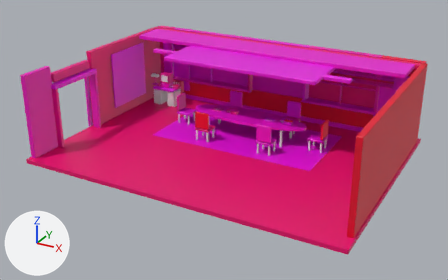
The glTF model assets/court_sets/court_chapter_14.glb: old version first, new version second.
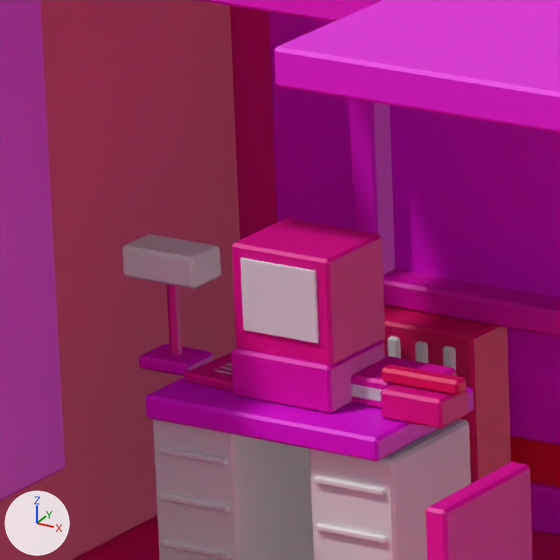
The first picture shows the older version from a camera (50 mm lens) standing at (9.62, -17.99, 9.28) and looking at (-0.02, -0.45, 0.51). The close-ups show the older and then the newer version on the part from 31% to 42% of the width and 19% to 36% of the height of that picture. Only the edits that show in the close-ups are written down. The axes (+X, +Y, +Z) are drawn at lower left. The lights are the same throughout. Vertices at exactly the same position are counted once.

The scene before the commit, as lines of its bpy script (objects in view):
```python
ob_boundrecord_2 = bpy.data.objects.new('BoundRecord_2', me_boundrecord_2)
ob_boundrecord_2.location = (0.0, 0.0, 0.0)
ob_electriclamp_2 = bpy.data.objects.new('ElectricLamp_2', me_electriclamp_2)
ob_electriclamp_2.location = (0.0, 0.0, 0.0)
ob_recordsheet_2 = bpy.data.objects.new('RecordSheet_2', me_recordsheet_2)
ob_recordsheet_2.location = (0.0, 0.0, 0.0)
ob_skirtingrear = bpy.data.objects.new('SkirtingRear', me_skirtingrear)
ob_skirtingrear.location = (0.0, 0.0, 0.0)
ob_telephone_2 = bpy.data.objects.new('Telephone_2', me_telephone_2)
ob_telephone_2.location = (0.0, 0.0, 0.0)
# also in view: 'MeetingCeilingRaft' at (0.0, 1.4, 2.85); 'WindowReveal_0' at (-3.0, 3.86, 1.72); 'AcousticPanel_-4.7' at (-4.7, 3.8, 1.4); 'AcousticSide_-1' at (-5.43, 1.4, 1.55); 'Radiator' at (-4.8, 3.57, 0.43)
```
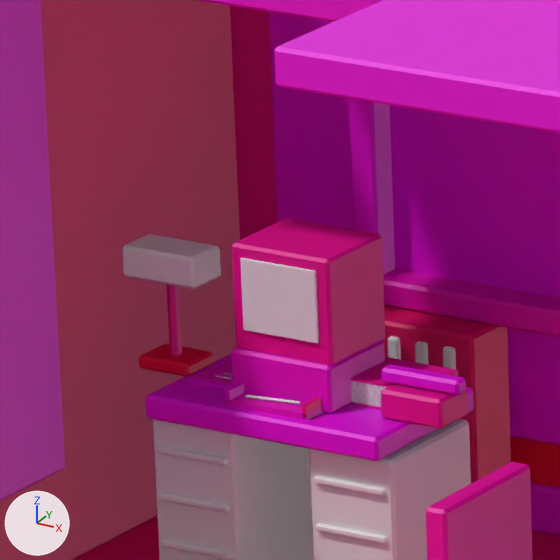
What differs and where, as boxes [x1, y1, x2, y2] in the close-ups (560 x 560 px):
```json
{"object": "BoundRecord_2", "change": "reshaped", "before": [351, 355, 457, 409], "after": [349, 357, 458, 410]}
{"object": "WorkDetail_2", "change": "added", "after": [225, 383, 323, 421], "on screen": "pink", "faces in mat_socket": [225, 383, 323, 421], "faces in mat_iron": [246, 395, 300, 404]}
{"object": "RecordSheet_2", "change": "reshaped", "before": [184, 353, 233, 392], "after": [191, 361, 232, 389]}
{"part": 1, "of": "me_boundrecord_2", "change": "added", "after": [349, 357, 458, 410], "on screen": "pink"}
{"part": 2, "of": "me_boundrecord_2", "change": "added", "after": [351, 381, 387, 407], "on screen": "pink"}
{"part": 3, "of": "me_boundrecord_2", "change": "deleted", "before": [351, 355, 457, 409], "on screen": "pink"}
{"part": 4, "of": "me_electriclamp_2", "change": "recoloured", "before": [139, 343, 213, 376], "after": [139, 343, 213, 376]}
{"part": 5, "of": "me_recordsheet_2", "change": "added", "after": [191, 380, 230, 389]}
{"part": 6, "of": "me_recordsheet_2", "change": "rebuilt", "before": [184, 353, 233, 392], "after": [196, 361, 232, 386]}
{"part": 7, "of": "me_recordsheet_2", "change": "added", "after": [194, 378, 232, 388], "on screen": "mostly hidden"}
{"part": 8, "of": "me_telephone_2", "change": "recoloured", "before": [381, 364, 467, 417], "after": [381, 364, 467, 417], "on screen": "lighter"}
```

The change, as JSON lines over the scene's bpy script:
```json
{"block": "me_boundrecord_2", "where": "# used by ob_boundrecord_2; location = (0.0, 0.0, 0.0)"}
{"op": "remove", "block": "me_boundrecord_2", "code": "me_boundrecord_2.from_pydata(...)  # 48 vertices, 88 faces; spans x -4.425..-4.095, y 2.8..3.06, z 0.76..0.87"}
{"op": "add", "block": "me_boundrecord_2", "code": "me_boundrecord_2.from_pydata(...)  # 16 vertices, 24 faces; spans x -4.425..-4.095, y 2.8..3.06, z 0.76..0.86"}
{"block": "me_boundrecord_2", "change": "me_boundrecord_2 part 1: a new loose piece, a box spanning x -4.425..-4.095, y 2.8..3.06, z 0.76..0.86, in mat_weave_a"}
{"block": "me_boundrecord_2", "change": "me_boundrecord_2 part 2: a new loose piece, a box spanning x -4.413..-4.108, y 2.8..2.812, z 0.77..0.85, in mat_paper"}
{"block": "me_boundrecord_2", "change": "me_boundrecord_2 part 3: the loose piece of 24 vertices spanning x -4.425..-4.095, y 2.8..3.06, z 0.76..0.87 is deleted"}
{"block": "me_boundrecord_2", "change": "other edits to the shape of me_boundrecord_2 do not show in these pictures"}
{"block": "me_electriclamp_2", "where": "me_electriclamp_2.from_pydata(...)  # 62 vertices, 112 faces; spans x -5.34..-5.02, y 2.76..2.94, z 0.76..1.22"}
{"block": "me_electriclamp_2", "where": "# used by ob_electriclamp_2; location = (0.0, 0.0, 0.0)"}
{"block": "me_electriclamp_2", "change": "me_electriclamp_2 part 4: 44 faces centred in x -5.29..-5.07, y 2.76..2.94, z 0.76..0.81 are repainted in the vertex colours; the middle colour goes from pink #ff00e1 to red #ff003f"}
{"block": "me_recordsheet_2", "where": "# used by ob_recordsheet_2; location = (0.0, 0.0, 0.0)"}
{"op": "remove", "block": "me_recordsheet_2", "code": "me_recordsheet_2.from_pydata(...)  # 56 vertices, 92 faces; spans x -5.06..-4.64, y 2.69..3.01, z 0.76..0.799"}
{"op": "add", "block": "me_recordsheet_2", "code": "me_recordsheet_2.from_pydata(...)  # 48 vertices, 72 faces; spans x -5.03..-4.648, y 2.725..2.996, z 0.76..0.78"}
{"block": "me_recordsheet_2", "change": "me_recordsheet_2 part 5: a new loose piece, a box spanning x -5.03..-4.67, y 2.725..2.975, z 0.76..0.766, in mat_paper"}
{"block": "me_recordsheet_2", "change": "me_recordsheet_2 part 6: the loose piece of 24 vertices spanning x -5.06..-4.64, y 2.69..3.01, z 0.76..0.796 is rebuilt with 8 vertices and now spans x -5.02..-4.648, y 2.728..2.996, z 0.772..0.778"}
{"block": "me_recordsheet_2", "change": "me_recordsheet_2 part 7: 8 vertices added at x -5.025..-4.659, y 2.727..2.985, z 0.766..0.772"}
{"block": "me_recordsheet_2", "change": "other edits to the shape of me_recordsheet_2 do not show in these pictures"}
{"block": "me_telephone_2", "where": "me_telephone_2.from_pydata(...)  # 48 vertices, 88 faces; spans x -4.245..-3.915, y 2.715..2.905, z 0.76..0.927"}
{"block": "me_telephone_2", "where": "# used by ob_telephone_2; location = (0.0, 0.0, 0.0)"}
{"block": "me_telephone_2", "change": "me_telephone_2 part 8: 88 faces centred in x -4.245..-3.915, y 2.715..2.905, z 0.76..0.927 are repainted in the vertex colours; the middle colour goes from pink #ff0087 to pink #ff00d6"}
{"op": "add", "block": "me_workdetail_2", "code": ["me_workdetail_2 = bpy.data.meshes.new('WorkDetail_2')", "me_workdetail_2.from_pydata(...)  # 38 vertices, 60 faces; spans x -4.775..-4.425, y 2.573..2.688, z 0.76..0.818", "# faces by material slot: [36, 24]", "me_workdetail_2.materials.append(mat_socket)", "me_workdetail_2.materials.append(mat_iron)"]}
{"op": "add", "block": "ob_workdetail_2", "code": ["ob_workdetail_2 = bpy.data.objects.new('WorkDetail_2', me_workdetail_2)", "ob_workdetail_2.location = (0.0, 0.0, 0.0)"]}
```
